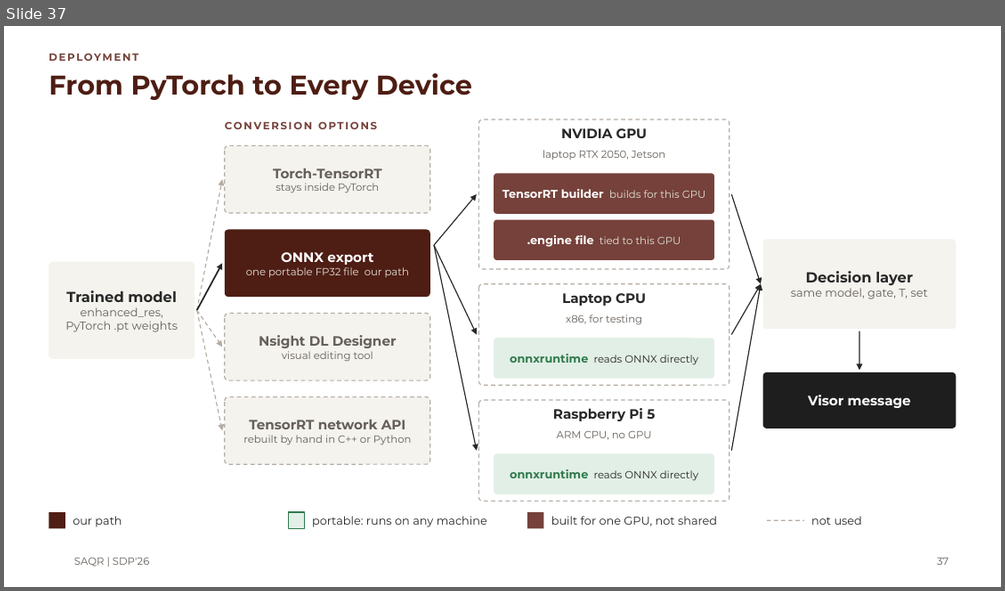
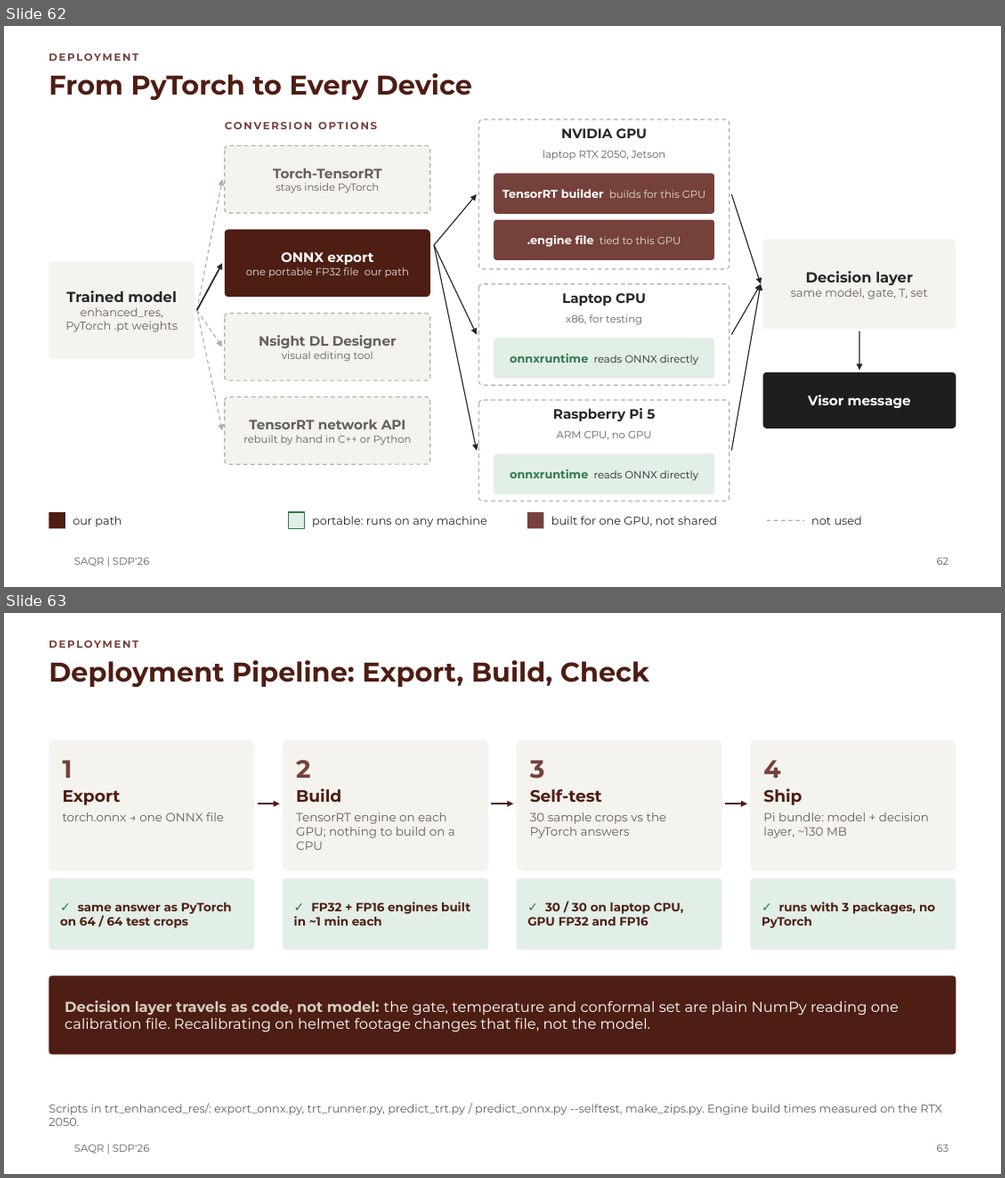
Before and after one commit to MASAR-AUS/SAQR, a slide deck: SAQR CMP490 Presentation.pptx. Shown one above the other, each under a label of ours: slide 37 before the commit, slides 62 and 63 after it. The pictures are 1005x591 and 1005x1178 pixels, drawn with LibreOffice and Linux fonts; fonts in the diff are those of the drawing; background and template pictures are left out. Boxes give left, top, right and bottom in pixels: in the first picture for what was removed or moved away, otherwise in the second. Text is boxed around its words. In the diff, an @@ line names an element or a change of style, - is before the commit and + after.

Commit message:
deployment revamp

```diff
--- a/SAQR CMP490 Presentation.pptx
+++ b/SAQR CMP490 Presentation.pptx
@@ slide 63 added at (x1=4, y1=613, x2=1001, y2=1174), background #FFFFFF; not listed: 1 template element that a slide beside it also shows @@
@@ title added at (x1=48, y1=660, x2=649, y2=687), 26 pt, text #4E1D13, bold @@
+Deployment Pipeline: Export, Build, Check
@@ text added at (x1=48, y1=640, x2=138, y2=648), 10 pt, text #75413A, bold @@
+DEPLOYMENT
@@ rounded rectangle added at (x1=48, y1=740, x2=254, y2=871), fill #F4F3EE, 11.5 pt, text #665F59 @@
+1
+Export
+torch.onnx → one ONNX file
@@ rounded rectangle added at (x1=283, y1=740, x2=488, y2=871), fill #F4F3EE, 11.5 pt, text #665F59 @@
+2
+Build
+TensorRT engine on each GPU; nothing to build on a CPU
@@ rounded rectangle added at (x1=517, y1=740, x2=722, y2=871), fill #F4F3EE, 11.5 pt, text #665F59 @@
+3
+Self-test
+30 sample crops vs the PyTorch answers
@@ rounded rectangle added at (x1=751, y1=740, x2=956, y2=871), fill #F4F3EE, 11.5 pt, text #665F59 @@
+4
+Ship
+Pi bundle: model + decision layer, ~130 MB
@@ arrow added from (258, 803) to (280, 803), #4E1D13 1.5 pt @@
@@ arrow added from (492, 803) to (513, 803), #4E1D13 1.5 pt @@
@@ arrow added from (725, 803) to (747, 803), #4E1D13 1.5 pt @@
@@ rounded rectangle added at (x1=48, y1=878, x2=254, y2=949), fill #E2EFE6, 11.5 pt, text #4E1D13, bold @@
+✓ same answer as PyTorch on 64 / 64 test crops
@@ rounded rectangle added at (x1=283, y1=878, x2=488, y2=949), fill #E2EFE6, 11.5 pt, text #4E1D13, bold @@
+✓ FP32 + FP16 engines built in ~1 min each
@@ rounded rectangle added at (x1=517, y1=878, x2=722, y2=949), fill #E2EFE6, 11.5 pt, text #4E1D13, bold @@
+✓ 30 / 30 on laptop CPU, GPU FP32 and FP16
@@ rounded rectangle added at (x1=751, y1=878, x2=956, y2=949), fill #E2EFE6, 11.5 pt, text #4E1D13, bold @@
+✓ runs with 3 packages, no PyTorch
@@ rounded rectangle added at (x1=48, y1=976, x2=956, y2=1054), fill #4E1D13, 14 pt, text #FFFFFF @@
+Decision layer travels as code, not model: the gate, temperature and conformal set are plain NumPy reading one calibration file. Recalibrating on helmet footage changes that file, not the model.
@@ text added at (x1=48, y1=1103, x2=942, y2=1126), 11 pt, text #665F59 @@
+Scripts in trt_enhanced_res/: export_onnx.py, trt_runner.py, predict_trt.py / predict_onnx.py --selftest, make_zips.py. Engine build times measured on the RTX 2050.
@@ page number added at (x1=937, y1=1144, x2=949, y2=1151), 10 pt, text #665F59 @@
+63
@@ what was slide 37 is now slide 62 @@
@@ page number at (x1=937, y1=557, x2=949, y2=564): text changed @@
-37
+62
```
Also in this commit, not shown: 1 slide changed, 3 other slides added, 1 slide removed.
